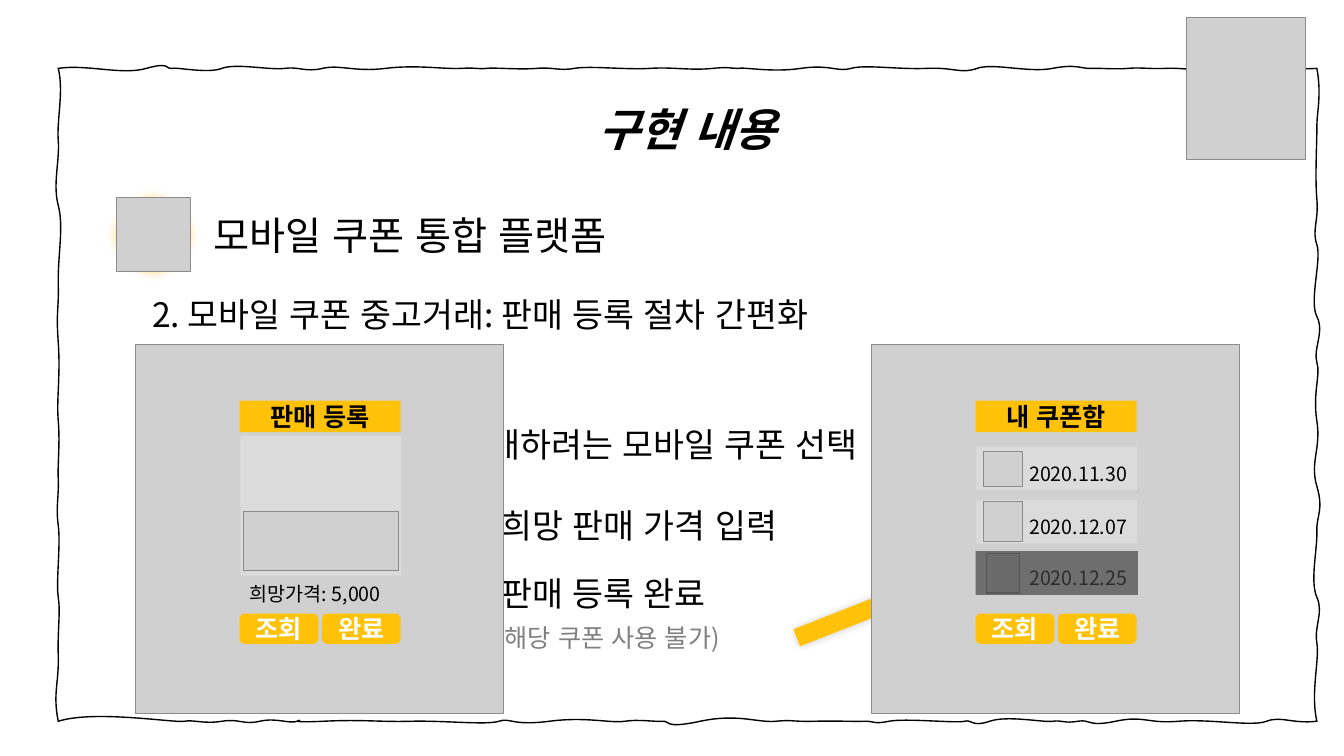
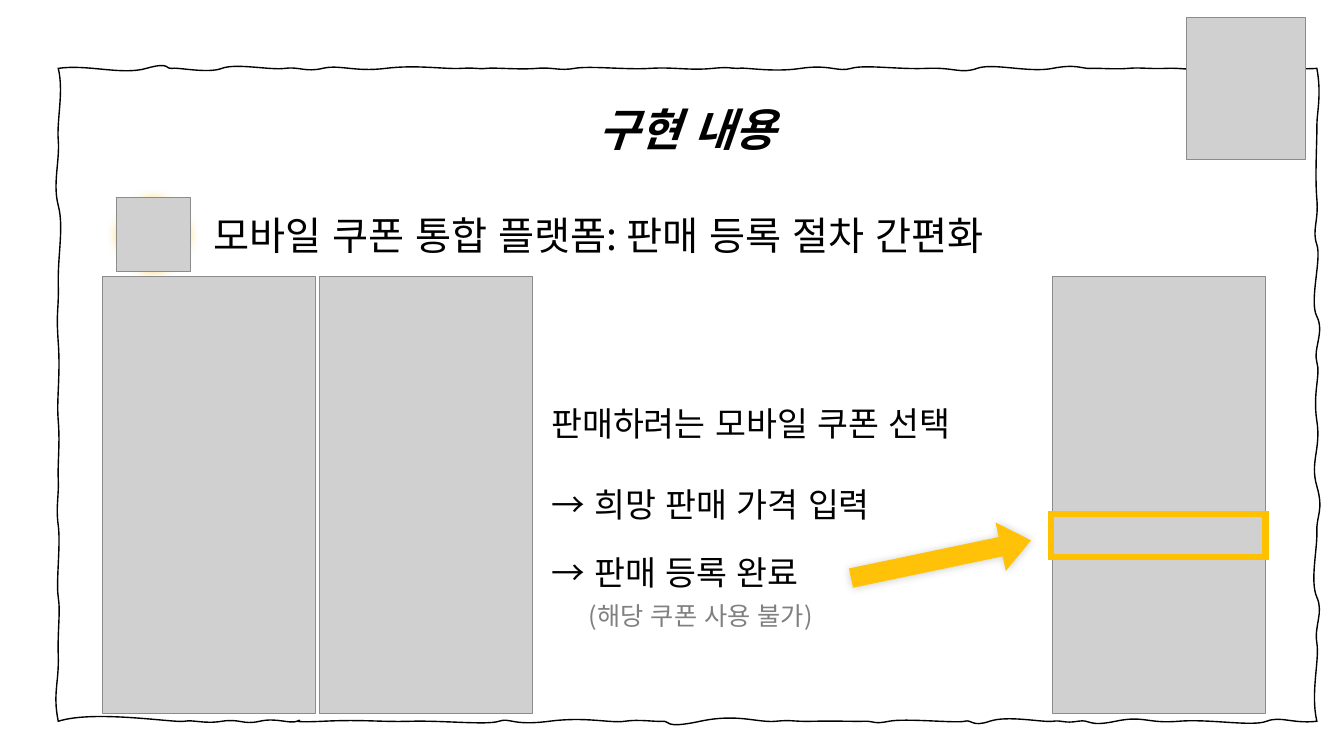
Before and after one commit to joooeunkim/Harmonize, a slide deck: slide 9 of 모두의쿠폰_하모니즈.pptx. Drawn at 1344x756 pixels with LibreOffice and Linux fonts; fonts in the diff are those of the drawing; grey boxes stand for pictures. Boxes give left, top, right and bottom in pixels: in the first picture for what was removed or moved away, otherwise in the second. Text is boxed around its words. In the diff, an @@ line names an element or a change of style, - is before the commit and + after.

```diff
--- a/모두의쿠폰_하모니즈.pptx
+++ b/모두의쿠폰_하모니즈.pptx
@@ text at box(214, 217, 983, 253): text changed @@
-모바일 쿠폰 통합 플랫폼
+모바일 쿠폰 통합 플랫폼: 판매 등록 절차 간편화
@@ picture added at box(103, 277, 316, 714) @@
@@ text removed at box(152, 299, 808, 330) @@
-2. 모바일 쿠폰 중고거래: 판매 등록 절차 간편화
@@ picture added at box(320, 277, 532, 714) @@
@@ picture added at box(1053, 277, 1265, 714) @@
@@ text "판매하려는 모바일 쿠폰 선택" rewrapped from box(458, 423, 858, 548) to box(551, 408, 951, 520) @@
@@ group removed at box(135, 345, 504, 714): 2 rectangles, 2 rounded rectangles, 1 picture, 1 text @@
-희망가격: 5,000
-판매 등록
-조회
-완료
@@ picture removed at box(244, 511, 399, 571) @@
@@ right arrow at box(846, 516, 1036, 602): rotation 338 to 348 degrees @@
@@ rectangle added at box(1052, 514, 1266, 558), outline #FFC000 4.5 pt @@
@@ text "→ 판매 등록 완료 (해당 ..." rewrapped from box(496, 572, 720, 653) to box(589, 557, 813, 630) @@
@@ group removed at box(871, 345, 1240, 714): 5 rectangles, 4 pictures, 2 rounded rectangles @@
-조회
-완료
-2020.12.07
-2020.11.30
-내 쿠폰함
-2020.12.25
```
Also in this commit, not shown: 8 other slides changed, 2 slides removed, 1 other file.
